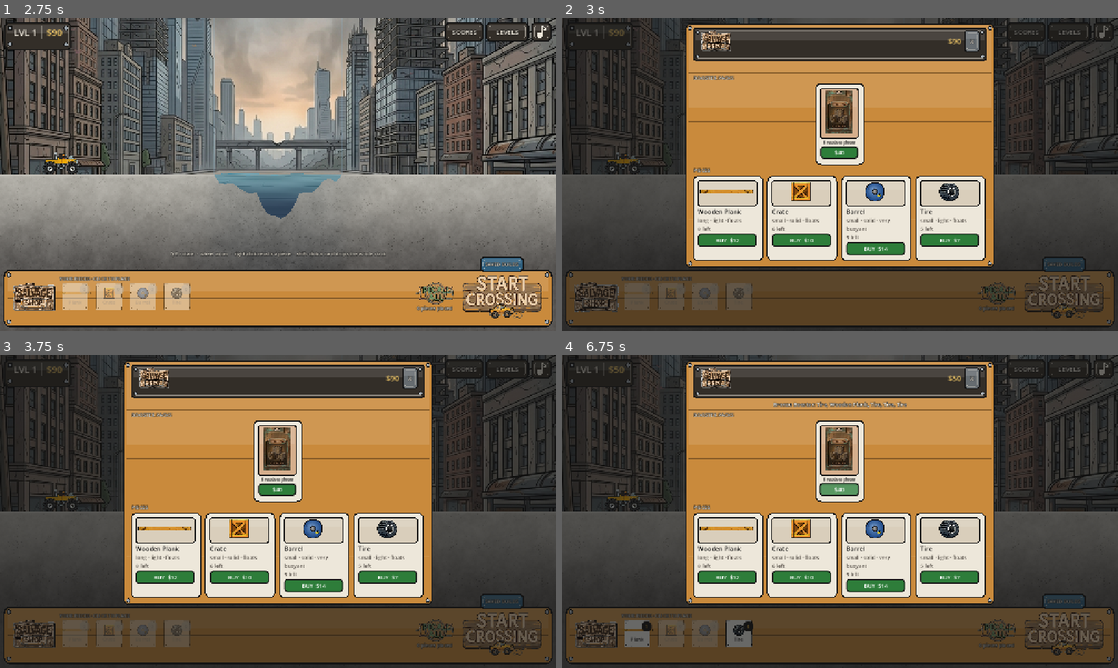
Above: before the commit, frames 1-4 (two rows, left to right).
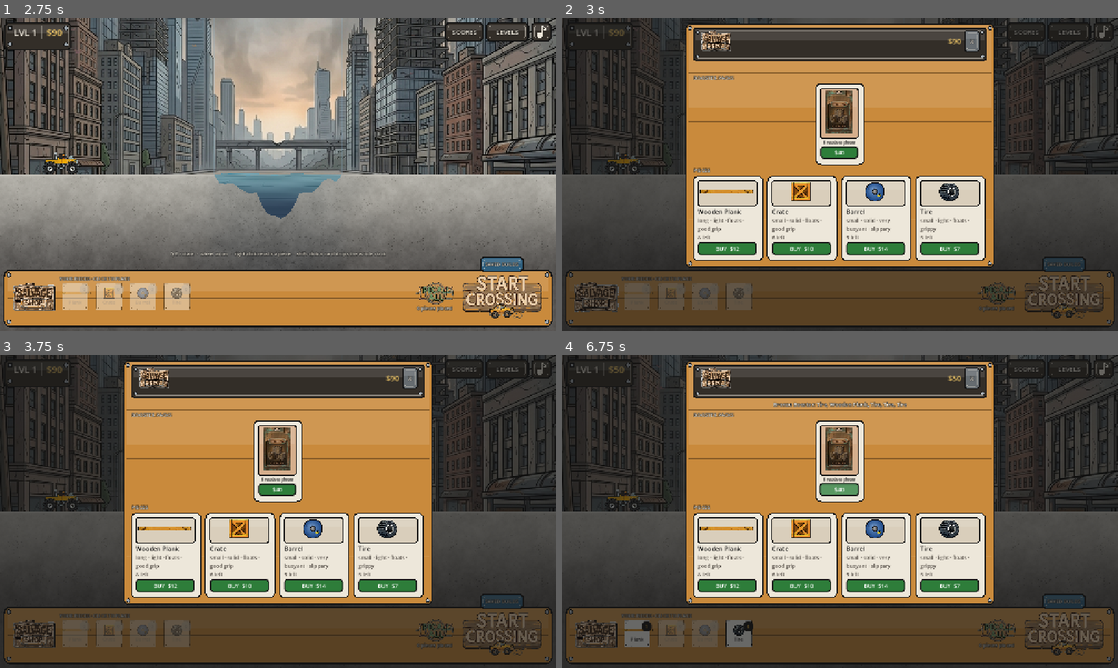
Above: after the commit, the same moments.

Repository: richardwolter/Games
Game: Godot game, scene res://scenes/title_screen.tscn
Same seed, same stepped clock (60 frames per second), same inputs: the game is played once before the commit and once after it. Sound files missing from this copy of the repository are replaced by a short silence.
Inputs (mouse positions are in pixels of both pictures, inside the frame that each line leads up to):
- Up to frame 1 (2.75 s): click (278, 274) at 0.5 s; click "PLAY" at 1.25 s; click "SKIP" at 2 s
- Up to frame 2 (3 s): click (595, 296) at 2.77 s
- Up to frame 3 (3.75 s): click (433, 630) at 3.5 s
- Up to frame 4 (6.75 s): click (1101, 367) at 4.27 s; click "LEVELS" at 5 s; click "SCORES" at 5.75 s; click "$40" at 6.5 s

Frame 1 is identical in both runs. In frame 2, 2.1% of the frame differs, in the area x 24-75%, y 64-76%; in frame 3, 2.1%; in frame 4, 2.1%.

Commit message:
Make what a deck is made of decide whether it can be driven
Friction was authored on every piece and then barely mattered: the wheels
had enough torque to reach their speed cap while spinning, so a steel
girder deck drove like a plank deck and the truck crept along looking
perfectly normal. The truck side of the fix is already in - torque scaled
by what the wheel is standing on, and by how badly it is slipping. This
is the other half: numbers worth scaling by.

The spread is widened rather than nudged. Metal drops to 0.3-0.35 so a
girder bridge is a genuine struggle, tyres go up to 1.6, wood sits at the
reference 0.95. tools/friction_probe.gd drives the truck along a floor of
each material in turn and prints how far it got, so the spread was read
off numbers rather than argued about.

The ground itself had no PhysicsMaterial at all, so the one surface the
player cannot choose was the one running on an engine default. The shore
is now deliberately the grippiest thing in the game: the truck has to
pull away and climb the far bank identically every attempt, or the bridge
stops being what is being tested.

And a fourth word on every piece descriptor, because a hidden stat that
decides whether a bridge works is a stat the player is choosing blind -
the metal that spans the gap is exactly the metal that will not let the
truck climb it.

Co-Authored-By: Claude Opus 5 <noreply@anthropic.com>

Diff:
--- a/data/objects/barrel.tres
+++ b/data/objects/barrel.tres
@@ -10,7 +10,7 @@
 size = Vector2(80, 80)
 mass = 12.0
 buoyancy = 2.2
-friction = 0.4
+friction = 0.3
 bounce = 0.05
 color = Color(0.28, 0.45, 0.6, 1)
 price = 14
--- a/data/objects/container.tres
+++ b/data/objects/container.tres
@@ -11,7 +11,7 @@
 size = Vector2(600, 183)
 mass = 120.0
 buoyancy = 1.1
-friction = 0.7
+friction = 0.45
 bounce = 0.0
 color = Color(0.78, 0.42, 0.2, 1)
 price = 190
--- a/data/objects/crate.tres
+++ b/data/objects/crate.tres
@@ -10,7 +10,7 @@
 size = Vector2(90, 90)
 mass = 15.0
 buoyancy = 1.3
-friction = 0.85
+friction = 1.0
 bounce = 0.0
 color = Color(0.65, 0.47, 0.28, 1)
 price = 10
--- a/data/objects/girder.tres
+++ b/data/objects/girder.tres
@@ -11,7 +11,7 @@
 size = Vector2(520, 34)
 mass = 85.0
 buoyancy = 0.25
-friction = 0.65
+friction = 0.35
 bounce = 0.0
 color = Color(0.42, 0.46, 0.55, 1)
 price = 110
--- a/data/objects/metal_beam.tres
+++ b/data/objects/metal_beam.tres
@@ -11,7 +11,7 @@
 size = Vector2(260, 29)
 mass = 40.0
 buoyancy = 0.3
-friction = 0.6
+friction = 0.35
 bounce = 0.0
 color = Color(0.55, 0.57, 0.62, 1)
 price = 45
--- a/data/objects/plank.tres
+++ b/data/objects/plank.tres
@@ -10,7 +10,7 @@
 size = Vector2(220, 18)
 mass = 8.0
 buoyancy = 1.6
-friction = 0.9
+friction = 0.95
 bounce = 0.0
 color = Color(0.78, 0.63, 0.4, 1)
 price = 12
--- a/data/objects/pontoon.tres
+++ b/data/objects/pontoon.tres
@@ -11,7 +11,7 @@
 size = Vector2(300, 70)
 mass = 34.0
 buoyancy = 3.2
-friction = 0.75
+friction = 0.55
 bounce = 0.0
 color = Color(0.92, 0.72, 0.24, 1)
 price = 60
--- a/data/objects/raft.tres
+++ b/data/objects/raft.tres
@@ -11,7 +11,7 @@
 size = Vector2(460, 162)
 mass = 55.0
 buoyancy = 2.8
-friction = 0.85
+friction = 0.9
 bounce = 0.0
 color = Color(0.35, 0.45, 0.58, 1)
 price = 130
--- a/data/objects/refrigerator.tres
+++ b/data/objects/refrigerator.tres
@@ -11,7 +11,7 @@
 size = Vector2(107, 180)
 mass = 60.0
 buoyancy = 1.08
-friction = 0.7
+friction = 0.4
 bounce = 0.0
 color = Color(0.88, 0.89, 0.86, 1)
 price = 32
--- a/data/objects/tire.tres
+++ b/data/objects/tire.tres
@@ -10,8 +10,8 @@
 size = Vector2(70, 70)
 mass = 6.0
 buoyancy = 1.5
-friction = 1.2
-bounce = 0.45
+friction = 1.6
+bounce = 0.35
 color = Color(0.16, 0.16, 0.18, 1)
 price = 7
 textures = Array[Texture2D]([ExtResource("2_art")])
--- a/scripts/object_def.gd
+++ b/scripts/object_def.gd
@@ -76,7 +76,9 @@
 ## 8 mass, a girder is 520 and 85. They're bands, not a scale, because the player
 ## needs "can this span the gap and will it stay up", not two decimal places.
 func descriptor() -> String:
-	return "%s · %s · %s" % [_span_word(), _weight_word(), _float_word()]
+	return "%s · %s · %s · %s" % [
+		_span_word(), _weight_word(), _float_word(), _grip_word()
+	]
 
 
 func _span_word() -> String:
@@ -115,3 +117,17 @@
 	if buoyancy >= 1.0:
 		return "wallows"
 	return "sinks"
+
+
+## How well the truck's tyres bite on this. Worth its own word because friction
+## is now the difference between a deck that can be driven and one that can only
+## be looked at, and a player who cannot see it is choosing blind: the metal that
+## spans the gap is exactly the metal that will not let the truck climb.
+func _grip_word() -> String:
+	if friction >= 1.4:
+		return "grippy"
+	if friction >= 0.85:
+		return "good grip"
+	if friction >= 0.5:
+		return "smooth"
+	return "slippery"
--- a/scripts/world.gd
+++ b/scripts/world.gd
@@ -59,6 +59,19 @@
 ## Thickness of the algae strip laid along the top face of the rock.
 const ALGAE_DEPTH := 20.0
 
+## Grip of the ground itself. Both used to be left unset, which meant the run-up
+## and the seabed silently ran on the engine default while every bridge piece
+## carried an authored number — so the one surface the player cannot choose was
+## the one nobody had decided on.
+##
+## The shore is deliberately the grippiest thing in the game. The truck has to
+## pull away and climb the far bank the same way every attempt, or the bridge
+## stops being what is being tested. All the tuning pressure belongs on the
+## pieces in between.
+const SHORE_FRICTION := 1.0
+## Slightly less, and it matters rarely — a piece that has sunk sits on this.
+const SEABED_FRICTION := 0.9
+
 ## One shader for shore and seabed both: the join between two different ones was
 ## itself the seam. See shaders/ground.gdshader.
 const GROUND_SHADER := preload("res://shaders/ground.gdshader")
@@ -191,6 +204,7 @@
 
 	var body := StaticBody2D.new()
 	body.position = Vector2(centre_x, SURFACE_Y + height * 0.5)
+	body.physics_material_override = _ground_physics(SHORE_FRICTION)
 	$Terrain.add_child(body)
 
 	var rect := RectangleShape2D.new()
@@ -207,6 +221,15 @@
 	])
 	visual.material = _ground_material()
 	body.add_child(visual)
+
+
+## Grip for a piece of ground. Ground never bounces — a truck rebounding off the
+## bank would read as a bug, not as physics.
+func _ground_physics(friction: float) -> PhysicsMaterial:
+	var pm := PhysicsMaterial.new()
+	pm.friction = friction
+	pm.bounce = 0.0
+	return pm
 
 
 ## Shared setup for every piece of ground, so the shore and the seabed cannot
@@ -281,6 +304,7 @@
 	outline.append(Vector2(-_half_width, floor_y))
 
 	var body := StaticBody2D.new()
+	body.physics_material_override = _ground_physics(SEABED_FRICTION)
 	$Terrain.add_child(body)
 
 	var shape := CollisionPolygon2D.new()
--- /dev/null
+++ b/tools/friction_probe.gd
@@ -0,0 +1,95 @@
+## Drives the truck along a flat floor made of each material in turn and prints
+## how far it got, so the grip spread can be read as numbers instead of argued
+## about.
+##
+##   godot --headless --quit-after 4000 --script tools/friction_probe.gd
+##
+## Deliberately not a real strait: a level's gap, buoyancy and the shape of the
+## pieces would all mix into the result. This is one flat floor whose only
+## variable is its friction, which is the thing being tuned.
+extends SceneTree
+
+const CAR_SCENE := preload("res://scenes/car.tscn")
+const DRIVE_SECONDS := 4.0
+const FLOOR_LENGTH := 12000.0
+const FLOOR_Y := 400.0
+
+
+## Climb angle, in degrees. A bridge is rarely flat, and a slope is where grip
+## stops being a speed difference and starts being pass/fail.
+const SLOPE_DEGREES := 14.0
+
+
+func _initialize() -> void:
+	print("material          friction     flat  flat_top     climb")
+	for path: String in _object_defs():
+		var def: ObjectDef = load(path)
+		var flat := await _run(def.friction, 0.0)
+		var climb := await _run(def.friction, SLOPE_DEGREES)
+		print("%-16s  %8.2f  %7.0f  %8.0f  %8.0f" % [
+			def.display_name, def.friction, flat[0], flat[1], climb[0]
+		])
+	# The ground the truck launches from, for comparison.
+	var shore_flat := await _run(1.0, 0.0)
+	var shore_climb := await _run(1.0, SLOPE_DEGREES)
+	print("%-16s  %8.2f  %7.0f  %8.0f  %8.0f" % [
+		"(shore)", 1.0, shore_flat[0], shore_flat[1], shore_climb[0]
+	])
+	quit()
+
+
+func _object_defs() -> PackedStringArray:
+	var out := PackedStringArray()
+	for file: String in DirAccess.get_files_at("res://data/objects"):
+		if file.ends_with(".tres"):
+			out.append("res://data/objects/" + file)
+	return out
+
+
+## One run: a floor of the given friction, the real truck, full throttle.
+## Returns [distance, top_speed].
+func _run(friction: float, slope_degrees: float) -> Array:
+	var stage := Node2D.new()
+	root.add_child(stage)
+
+	var ground := StaticBody2D.new()
+	ground.rotation = -deg_to_rad(slope_degrees)
+	var pm := PhysicsMaterial.new()
+	pm.friction = friction
+	pm.bounce = 0.0
+	ground.physics_material_override = pm
+	ground.position = Vector2(0.0, FLOOR_Y + 200.0)
+	var rect := RectangleShape2D.new()
+	rect.size = Vector2(FLOOR_LENGTH, 400.0)
+	var cs := CollisionShape2D.new()
+	cs.shape = rect
+	ground.add_child(cs)
+	stage.add_child(ground)
+
+	# Put the truck on the top face wherever that face has ended up, so the drop
+	# onto it is the same whatever the slope. Rotated with the ground rather than
+	# left level, because a truck landing tilted bounces and the run is measuring
+	# grip, not the first half-second of chassis wobble.
+	var car: Car = CAR_SCENE.instantiate()
+	var along := Vector2(-FLOOR_LENGTH * 0.4, -200.0 - Car.RIDE_HEIGHT)
+	car.position = ground.position + along.rotated(ground.rotation)
+	car.rotation = ground.rotation
+	stage.add_child(car)
+
+	# Let it settle onto its springs before the throttle opens, so the first
+	# moments are not the chassis dropping.
+	for i in 30:
+		await physics_frame
+	var start_x: float = car.chassis.global_position.x
+	car.start()
+
+	var top := 0.0
+	var ticks := int(DRIVE_SECONDS * Engine.physics_ticks_per_second)
+	for i in ticks:
+		await physics_frame
+		top = maxf(top, car.chassis.linear_velocity.x)
+	var distance: float = car.chassis.global_position.x - start_x
+
+	stage.queue_free()
+	await physics_frame
+	return [distance, top]
Not shown, added: tools/friction_probe.gd.uid
